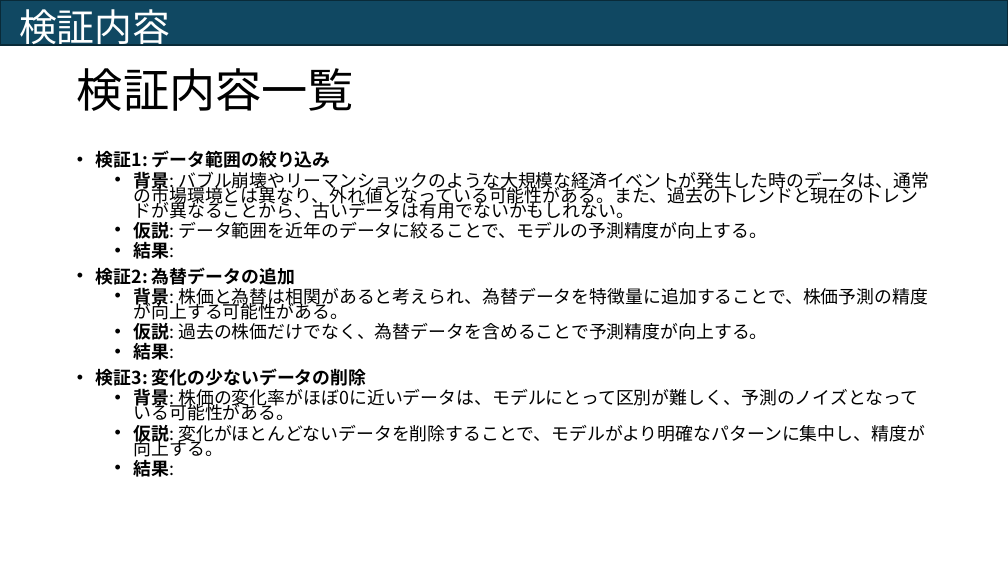
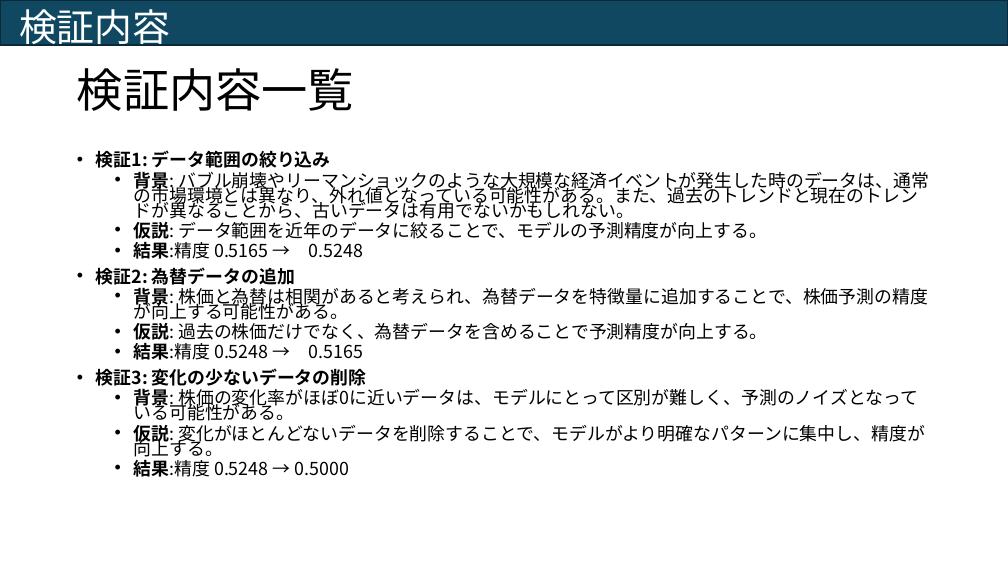
Before and after one commit to kawaeeeee/deepcraft, a slide deck: slide 11 of assignment-main/Trainee/submission/株価予測モデルの構築.pptx (slide 10 before the commit). Drawn at 1008x567 pixels with LibreOffice and Linux fonts; fonts in the diff are those of the drawing. Boxes give left, top, right and bottom in pixels: in the first picture for what was removed or moved away, otherwise in the second. Text is boxed around its words. In the diff, an @@ line names an element or a change of style, - is before the commit and + after.

Commit message:
fix

```diff
--- a/assignment-main/Trainee/submission/株価予測モデルの構築.pptx
+++ b/assignment-main/Trainee/submission/株価予測モデルの構築.pptx
@@ text at (x1=134, y1=241, x2=363, y2=259): text changed; bold off @@
-  • 結果:
+  • 結果:精度 0.5165 → 0.5248
@@ text at (x1=134, y1=342, x2=363, y2=360): text changed; bold off @@
-  • 結果:
+  • 結果:精度 0.5248 → 0.5165
@@ text at (x1=134, y1=459, x2=350, y2=477): text changed; bold off @@
-  • 結果:
+  • 結果:精度 0.5248 → 0.5000
```
Also in this commit, not shown: 5 other slides changed, 1 slide added.
